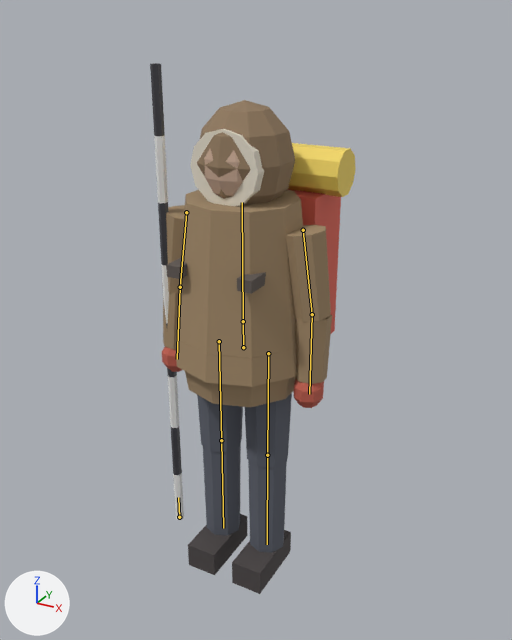
Before and after pictures for a commit that changed the glTF model assets/models/char_survivor.glb.
The view is the same before and after, from a 50 mm camera at (1.129, -1.961, 2.018) aimed at (0.007, 0.079, 0.998). Lighting does not change. The marker at lower left points along +X, +Y and +Z. The first picture is the older version. The bones that change, and the others that lie on the model, are drawn over the model as lines.

Objects in the first picture: 'HikerMesh'.
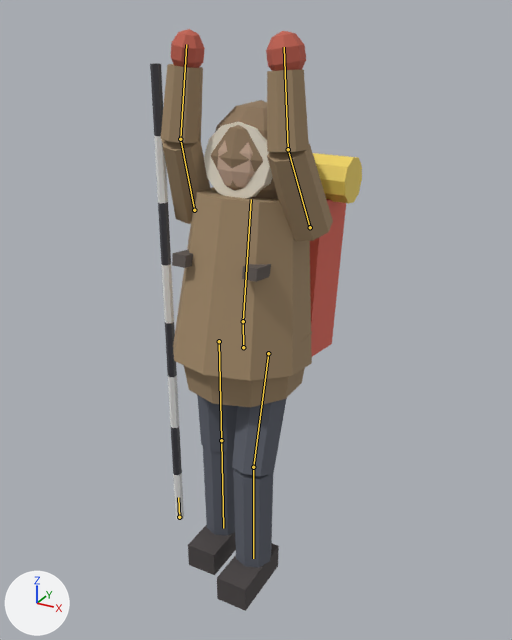
The newer file adds an action. The first version stands in its rest pose; the second is drawn at frame 0 of the action 'Chop-loop'.

Where the change shows, as pixel boxes (x1, y1, x2, y2) in the pictures (512 x 640 px):
'HikerMesh', posed (10% taller)
    before: (150, 63, 356, 594)
    after: (150, 29, 362, 611)
bone 'chest', root to tip
    before: (243, 321) to (242, 202)
    after: (243, 321) to (251, 199)
bone 'upper_arm.L', root to tip
    before: (303, 230) to (312, 314)
    after: (310, 227) to (288, 149)
bone 'forearm.L', root to tip
    before: (312, 314) to (309, 394)
    after: (288, 149) to (284, 47)
bone 'upper_arm.R', root to tip
    before: (186, 212) to (180, 287)
    after: (194, 210) to (180, 139)
bone 'forearm.R', root to tip
    before: (180, 287) to (177, 359)
    after: (180, 139) to (186, 44)
bone 'thigh.L', root to tip
    before: (268, 353) to (267, 455)
    after: (268, 353) to (253, 467)
bone 'shin.L', root to tip
    before: (267, 455) to (267, 544)
    after: (253, 467) to (253, 558)

The change in detail:
Bone 'chest' (bone_chest) turns from (0, 0, 0) to (-8, 0, 0) degrees about its own x, y and z.
Bone 'upper_arm.L' (bone_upper_arm_l) turns from (0, 0, 0) to (-150, 0, 6) degrees about its own x, y and z.
Bone 'forearm.L' (bone_forearm_l) turns from (0, 0, 0) to (-20, 0, 0) degrees about its own x, y and z.
Bone 'upper_arm.R' (bone_upper_arm_r) turns from (0, 0, 0) to (-150, 0, -6) degrees about its own x, y and z.
Bone 'forearm.R' (bone_forearm_r) turns from (0, 0, 0) to (-20, 0, 0) degrees about its own x, y and z.
Bone 'thigh.L' (bone_thigh_l) turns from (0, 0, 0) to (-15, 0, 0) degrees about its own x, y and z.
Bone 'shin.L' (bone_shin_l) turns from (0, 0, 0) to (15, 0, 0) degrees about its own x, y and z.
